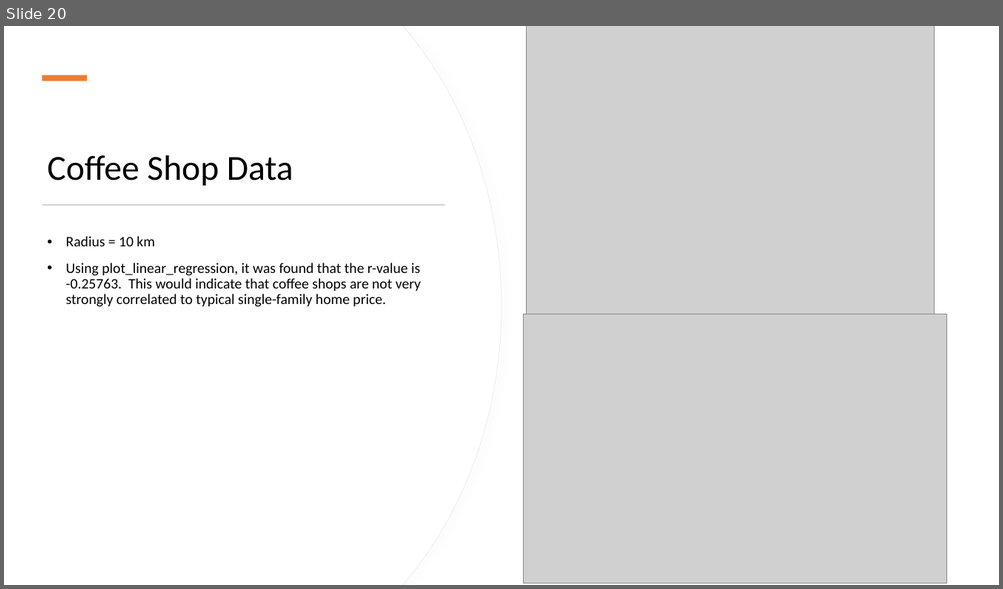
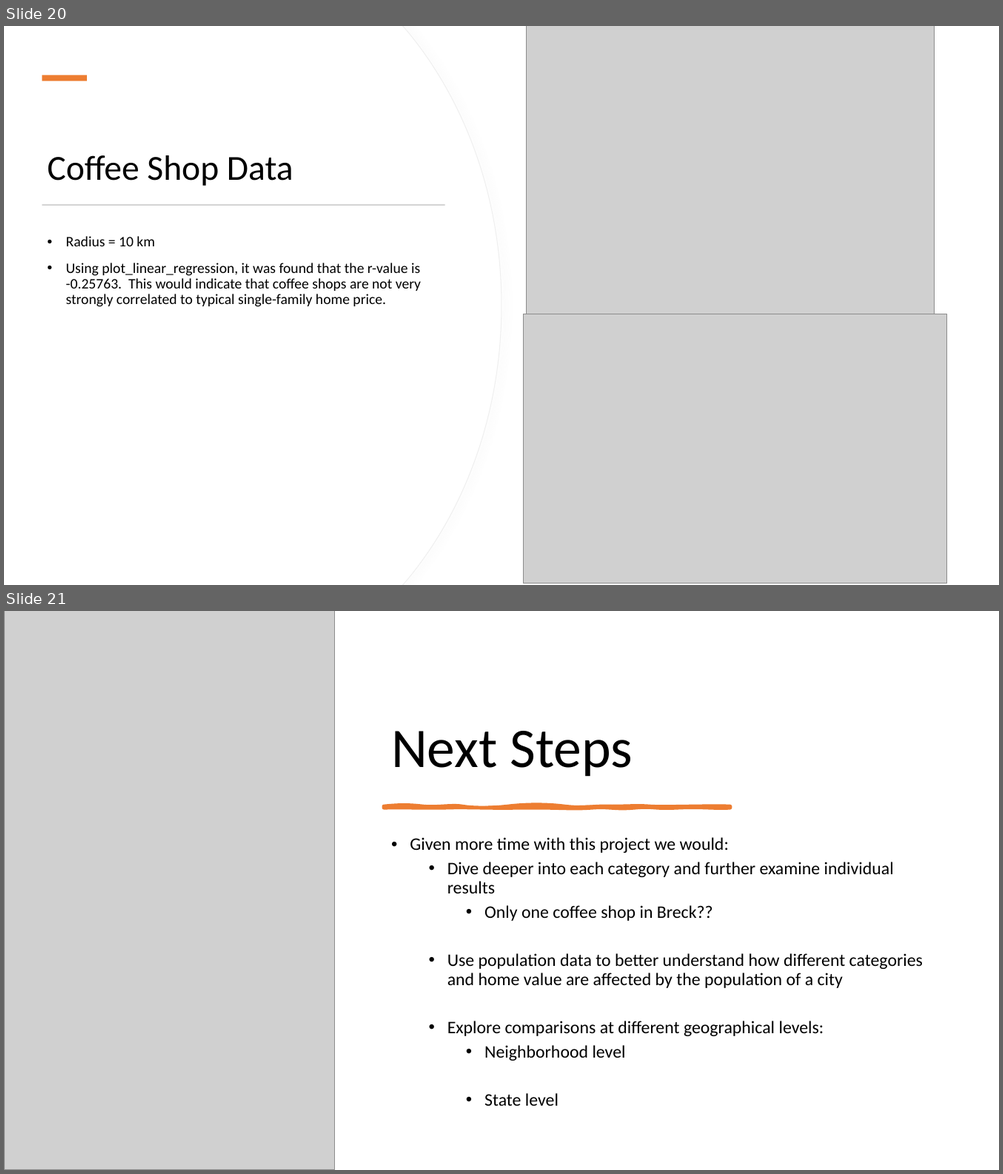
Before and after one commit to StanJohn04/Colorado_Real_Estate, a slide deck: Slide_Deck.pptx. Shown one above the other, each under a label of ours: slide 20 before the commit, slides 20 and 21 after it. The pictures are 1003x589 and 1003x1174 pixels, drawn with LibreOffice and Linux fonts; fonts in the diff are those of the drawing; grey boxes stand for pictures. Boxes give left, top, right and bottom in pixels: in the first picture for what was removed or moved away, otherwise in the second. Text is boxed around its words. In the diff, an @@ line names an element or a change of style, - is before the commit and + after.

```diff
--- a/Slide_Deck.pptx
+++ b/Slide_Deck.pptx
@@ slide 21 added at (4, 611, 999, 1170), background #FFFFFF @@
@@ picture added at (4, 611, 335, 1170) @@
@@ title added at (391, 731, 633, 777), 54 pt, text #000000 @@
+Next Steps
@@ freeform shape added at (384, 806, 730, 808), fill #ED7D31, outline #ED7D31 3.5 pt @@
@@ text added at (410, 837, 922, 1106), 17 pt, text #000000 @@
+• Given more time with this project we would:
+  • Dive deeper into each category and further examine individual results
+    • Only one coffee shop in Breck??
+  • Use population data to better understand how different categories and home value are affected by the population of a city
+  • Explore comparisons at different geographical levels:
+    • Neighborhood level
+    • State level
```
Also in this commit, not shown: 1 slide changed, 1 other slide added, 1 other file.
